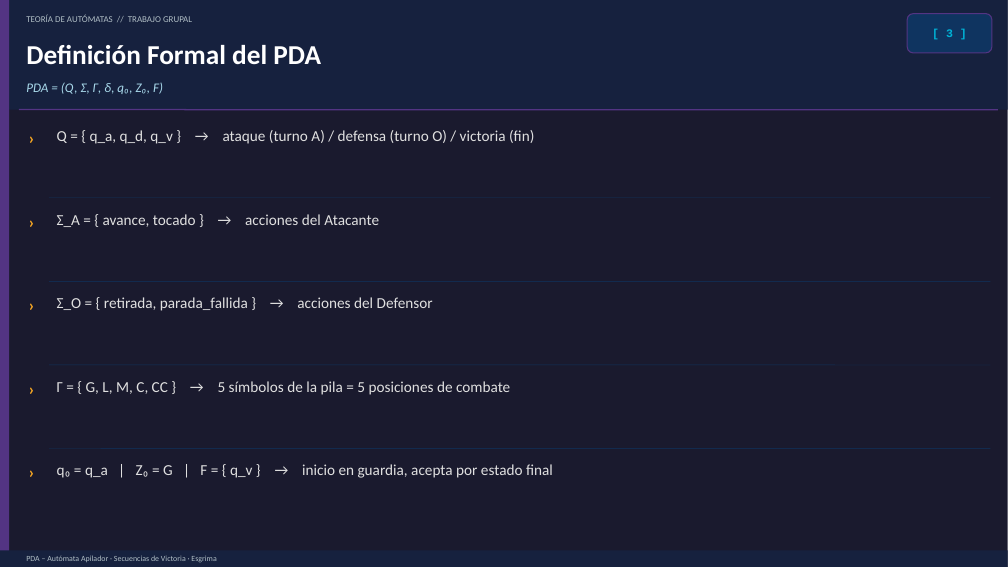
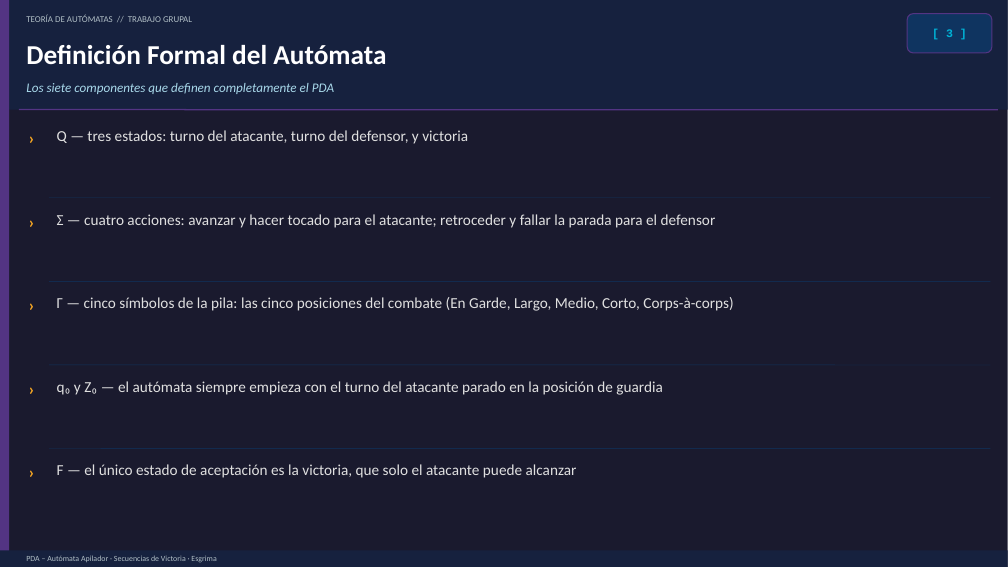
Before and after one commit to Benjamin2150/automata_proyecto, a slide deck: slide 3 of Proyecto_PDA_Esgrima.pptx. Drawn at 1008x567 pixels with LibreOffice and Linux fonts; fonts in the diff are those of the drawing. Boxes give left, top, right and bottom in pixels: in the first picture for what was removed or moved away, otherwise in the second. Text is boxed around its words. In the diff, an @@ line names an element or a change of style, - is before the commit and + after.

```diff
--- a/Proyecto_PDA_Esgrima.pptx
+++ b/Proyecto_PDA_Esgrima.pptx
@@ text at bbox=[26, 45, 386, 65]: text changed @@
-Definición Formal del PDA
+Definición Formal del Autómata
@@ text at bbox=[26, 83, 334, 94]: text changed @@
-PDA = (Q, Σ, Γ, δ, q₀, Z₀, F)
+Los siete componentes que definen completamente el PDA
@@ text at bbox=[57, 130, 468, 144]: text changed @@
-Q = { q_a, q_d, q_v } → ataque (turno A) / defensa (turno O) / victoria (fin)
+Q — tres estados: turno del atacante, turno del defensor, y victoria
@@ text at bbox=[57, 214, 716, 228]: text changed @@
-Σ_A = { avance, tocado } → acciones del Atacante
+Σ — cuatro acciones: avanzar y hacer tocado para el atacante; retroceder y fallar la parada para el defensor
@@ text at bbox=[57, 297, 733, 311]: text changed @@
-Σ_O = { retirada, parada_fallida } → acciones del Defensor
+Γ — cinco símbolos de la pila: las cinco posiciones del combate (En Garde, Largo, Medio, Corto, Corps-à-corps)
@@ text at bbox=[57, 381, 662, 395]: text changed @@
-Γ = { G, L, M, C, CC } → 5 símbolos de la pila = 5 posiciones de combate
+q₀ y Z₀ — el autómata siempre empieza con el turno del atacante parado en la posición de guardia
@@ text at bbox=[57, 464, 577, 478]: text changed @@
-q₀ = q_a | Z₀ = G | F = { q_v } → inicio en guardia, acepta por estado final
+F — el único estado de aceptación es la victoria, que solo el atacante puede alcanzar
```
Also in this commit, not shown: 8 other slides changed, 2 other files.
